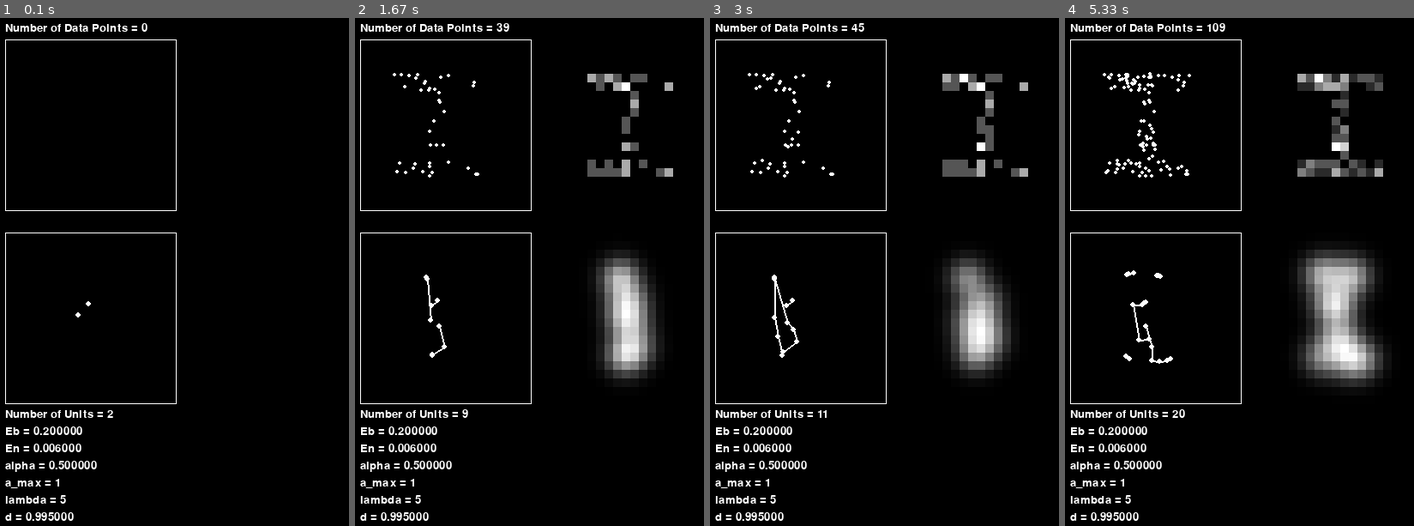
Above: before the commit, frames 1-4 (left to right).
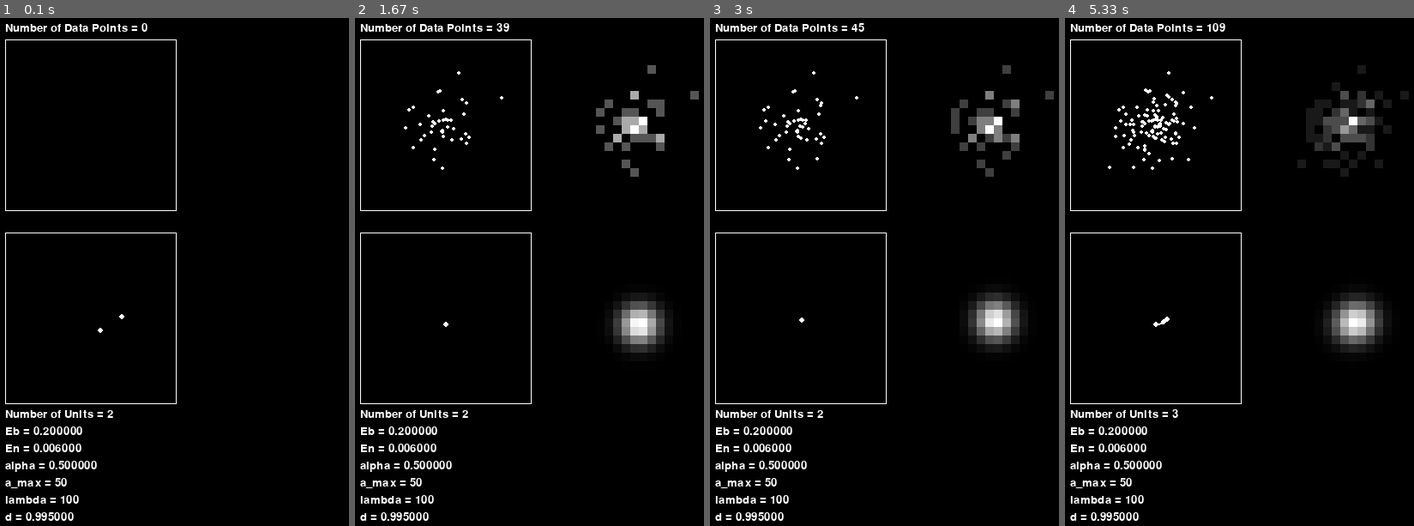
Above: after the commit, the same moments.

Repository: LukeDickerson19/Neural-Gas
Game: pygame game, started from driver.py
The game is run twice, just before and just after one commit, with the same random seed, the same clock (stepped at 60 frames per second) and the same inputs. The source is Python 2; it was converted automatically to run under Python 3.
Inputs (mouse positions are in pixels of both pictures, inside the frame that each line leads up to):
- Up to frame 1 (0.1 s): no input
- Up to frame 2 (1.67 s): tap Space at 0.33 s; tap Enter at 0.67 s; right-click (665, 399) at 1.55 s
- Up to frame 3 (3 s): tap Space at 1.83 s
- Up to frame 4 (5.33 s): tap Space at 3.17 s

The runs differ from the first frame. In frame 1, 0.2% of the frame differs, in the area x 15-36%, y 55-96%; in frame 2, 6.3%; in frame 3, 6.6%; in frame 4, 10%, in the area x 10-99%, y 9-96%.

Commit message:
made videos and images

Diff:
--- a/driver.py
+++ b/driver.py
@@ -13,102 +13,55 @@
 
     TO DO:
 
-        SHORT TERM (now):
-
-            need to experiment with neural gas
-            hyper parameters, and look at its update code
-            to figure out what is going on
-                why aren't units deleted faster when a_max is 1?
-
-            once you have a deeper understanding of it
-            make a new video with new hyper parameter output for 2d normal dist.
-            make a video or image of I topology
-                1 with standard hyper parameters
-                1 with modified ones
-                    the current hyper parameters make a pretty
-                    good neural gas whe the number of data points reaches about 600
-                        if the std of the gas histogram was
-                        based off the neighbors as it wraps arounds
-                        the mean in 2d maybe it could represent it really well
-                then say:
-                    the hyper-parameters of the neural gas seem to basically create a
-                    trade off of accuracy of data representation with speed and memory
-                    usage
-
-            make neural gas histogram
-                how are we going to make the
-                probability density function?
-                    create 2d fourier series
-                        normal distribution as base function
-                        mean is the location of each unit
-                        std_dev is based on:
-                            total number of Units
-                            total number of data points
-
-                            ... if you could model this in mathematica
-                            where you could plot the 2d normal distributions
-                            both individually where they overlap and cumutively
-                            where they sum to form the actual distribution
-                            and you could pause the data stream and
-                            modify what the std_dev is, to represent the data
-                            as accurately as possible .. see if that value holds
-                            its accuracy when the data stream is unpaused ...
-                            is there a way to then do this mathematically
-                            ... for now i could create this fourier serires thing,
-                            and just make std_dev a constant, (or a fn. of the
-                                num of units and num of data points)
-                            and then see hwo the mean squared error of the histogram
-                            fluctuates over time as data is input
-
-                            ... wtf this doesnt use the edges at all!
-
-                    maybe we could increase the probability for areas enclosed
-                    by edges
-
-
-        MEDIUM TERM (later):
-
-            I want GUI display of network that:
-                a 2d histogram of how data is being added on 1 plot
-                    colors are used to represent the number of
-                    samples in a given bin with a color legend on
-                    the side
-
-                a 2d plot of the neural gas
-                    starts with 2 nodes like in the research paper
-                    the network itself could be a dictionary
-                    where each key is a node
-                    each node's value is another dictionary
-                    where we have:
-                        coordinates
-                        list of nodes connected to
-                        error from original position (i think?)
-
-                a bunch of data on the side displaying:
-                    number of data points added
-                    number of nodes in the neural gas
-
-                buttons so user can:
-                    start data addition
-                    pause data addition
-                    reset data to zero
-
-                I need to find a way to rebuild a histogram
-                from the neural gass network to then compare
-                to the actual histogram of the original data
-
-        LONG TERM (eventually):
-
-            maybe make different data distributions than normal distribution
-            do something like what they do in videos
-
-            make gifs and pretty readme
-
-            maybe make a video explaining neural gas how it works
-            and talk about comparing it to histogram
-            and talk about tuning hyper parameters
-
-            make this work in python 3.5 too
+        need to experiment with neural gas hyper parameters
+
+        once you have a deeper understanding of it
+        make a new video with new hyper parameter output for 2d normal dist.
+        make a video or image of I topology
+            1 with standard hyper parameters
+            1 with modified ones
+                the current hyper parameters make a pretty
+                good neural gas when the number of data points reaches about 600
+
+                the hyper-parameters of the neural gas seem to basically create a
+                trade off of accuracy of data representation with speed and memory
+                usage
+
+        make neural gas histogram
+
+            if the std of the gas histogram was
+            based off the neighbors as it wraps arounds
+            the mean in 2d maybe it could represent it really well
+
+            how are we going to make the
+            probability density function?
+                create 2d fourier series
+                    normal distribution as base function
+                    mean is the location of each unit
+                    std_dev is based on:
+                        total number of Units
+                        total number of data points
+
+                        ... if you could model this in mathematica
+                        where you could plot the 2d normal distributions
+                        both individually where they overlap and cumutively
+                        where they sum to form the actual distribution
+                        and you could pause the data stream and
+                        modify what the std_dev is, to represent the data
+                        as accurately as possible .. see if that value holds
+                        its accuracy when the data stream is unpaused ...
+                        is there a way to then do this mathematically
+                        ... for now i could create this fourier serires thing,
+                        and just make std_dev a constant, (or a fn. of the
+                            num of units and num of data points)
+                        and then see hwo the mean squared error of the histogram
+                        fluctuates over time as data is input
+
+                        ... wtf this doesnt use the edges at all!
+
+                maybe we could increase the probability for areas enclosed
+                by edges
+
 
     SOURCES:
 
@@ -307,8 +260,6 @@
 
         self.num_data_points = 0
 
-        ############## NEURAL GAS LOGIC STARTS HERE ##################
-
         # raw data has a 2d normal distribution
         self.raw_data = Graph()
 
@@ -319,13 +270,13 @@
         self.mu_y, self.std_y = (self.max_y - self.min_y) / 2, ((self.max_y - self.min_y) / 2 ) / 3
 
         self.R = (self.min_x, self.min_y, self.max_x, self.max_y) # region of 2d space
-        # self.topology = [self.R] # entire space
-        self.topology = [
-            (2, 2, 7, 3),
-            (4, 3, 5, 7),
-            (2, 7, 7, 8)
-        ] # I-beam shaped topology
-        self.distribution = 'uniform'
+        self.topology = [self.R] # entire space
+        # self.topology = [
+        #     (2, 2, 7, 3),
+        #     (4, 3, 5, 7),
+        #     (2, 7, 7, 8)
+        # ] # I-beam shaped topology
+        self.distribution = 'normal'
 
         self.b = 20 # b = the number of bins the histogram is wide and tall
         self.raw_histogram = [[0 for x in range(self.b)] for y in range(self.b)]
@@ -339,8 +290,6 @@
         # mean squared error histogram
         self.mse_histogram = [[0 for x in range(self.b)] for y in range(self.b)]
 
-
-        ###################### continued in update ####################
 
     def update(self, controller):
 
--- a/neural_gas.py
+++ b/neural_gas.py
@@ -178,13 +178,22 @@
 		self.add_unit(a)
 		self.add_unit(b)
 
+		# hyper parameters used in paper
 		self.Eb = 0.2
 		self.En = 0.006
 		self.alpha = 0.5
-		self.a_max = 1 # max age an edge can have
+		self.a_max = 50 # max age an edge can have
 		self.num_input_signals = 0
-		self.lmbda = 5 # number of units * lmbda =(approx.) number of data points
+		self.lmbda = 100 # number of units * lmbda =(approx.) number of data points
 		self.d = 0.995
+
+		# self.Eb = 0.2
+		# self.En = 0.006
+		# self.alpha = 0.5
+		# self.a_max = 1 # max age an edge can have
+		# self.num_input_signals = 0
+		# self.lmbda = 5 # number of units * lmbda =(approx.) number of data points
+		# self.d = 0.995
 
 	def update(self, new_data):
 
Binary file added: Videos_and_Images/I_topology_0.png
Binary file added: Videos_and_Images/I_topology_1.png
Binary file added: Videos_and_Images/normal_topology_0.png
Binary file added: Videos_and_Images/normal_topology_1.png
Not shown, added: Gowing-Cell-Structures.pdf
Not shown, added: Videos_and_Images/video1.gif
Not shown, added: Videos_and_Images/video1.mp4
Not shown, added: Videos_and_Images/video2.mp4
Not shown, changed: neural_gas.pyc
Not shown, changed: video1.gif
Not shown, changed: video1.mp4
